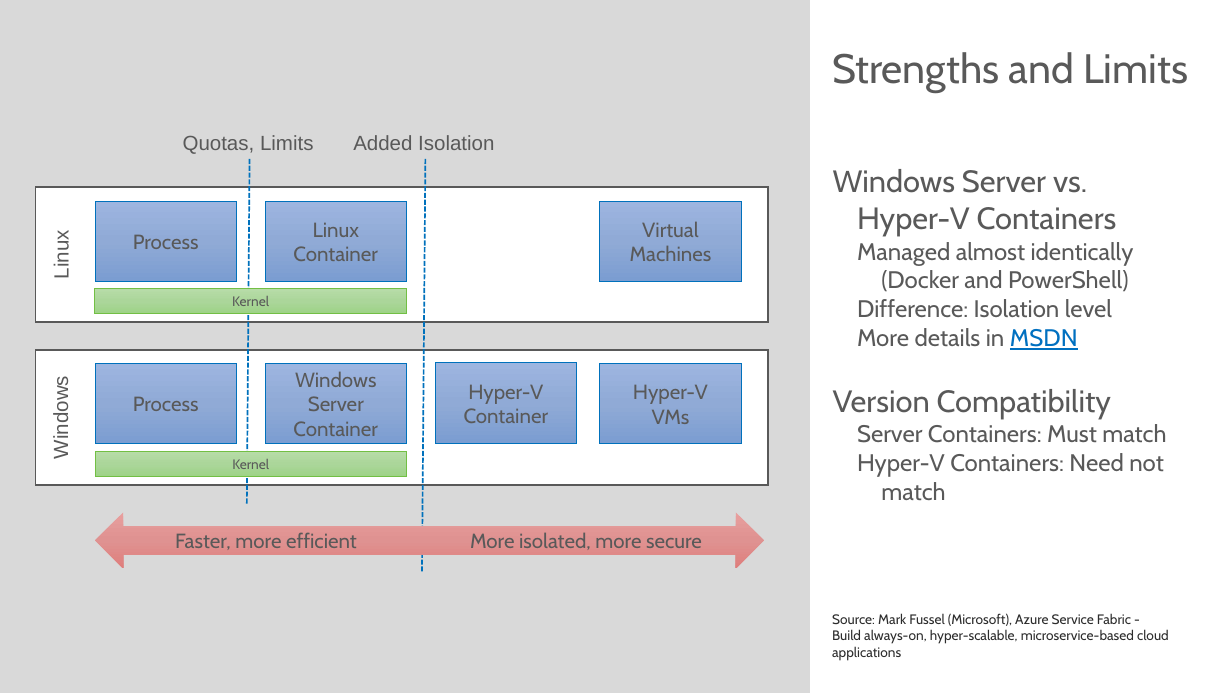
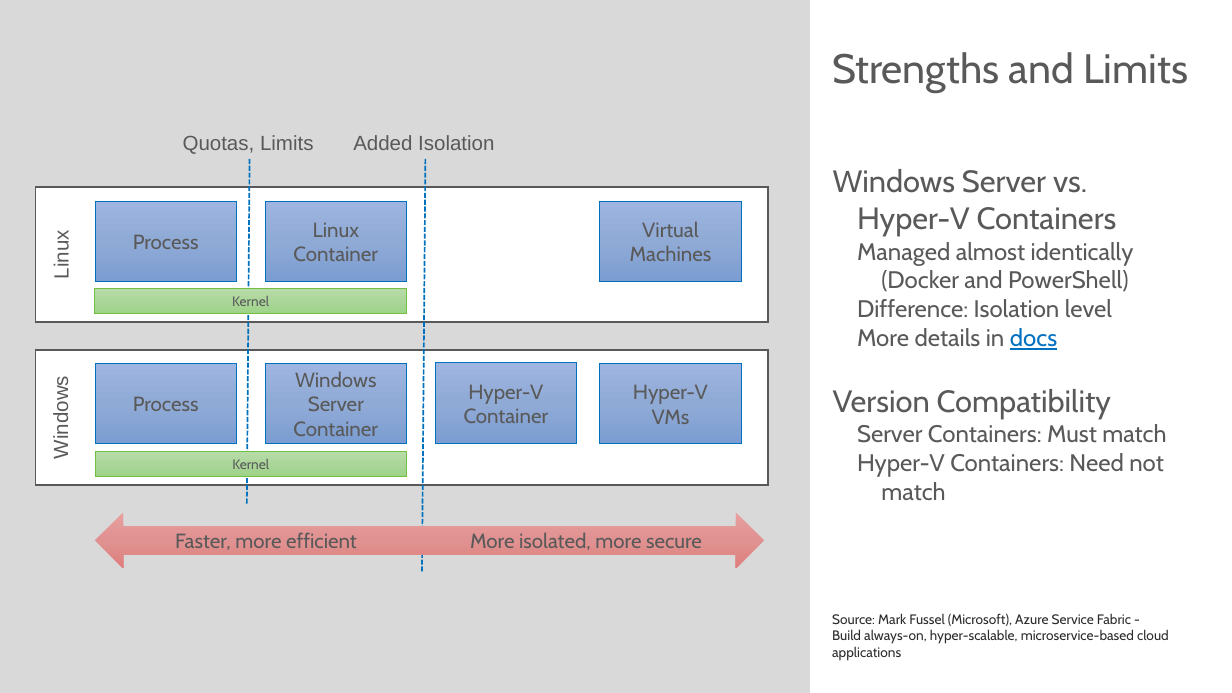
Before and after one commit to rstropek/DockerVS2015Intro, a slide deck: slide 9 of slides/Containers-Microsoft-Universe.pptx. Drawn at 1232x693 pixels with LibreOffice and Linux fonts; fonts in the diff are those of the drawing. Boxes give left, top, right and bottom in pixels: in the first picture for what was removed or moved away, otherwise in the second. Text is boxed around its words. In the diff, an @@ line names an element or a change of style, - is before the commit and + after.

```diff
--- a/slides/Containers-Microsoft-Universe.pptx
+++ b/slides/Containers-Microsoft-Universe.pptx
@@ text at box(857, 328, 1057, 350): text changed @@
-  More details in MSDN
+  More details in docs
```
Also in this commit, not shown: 3 other slides changed, 2 slides added.
